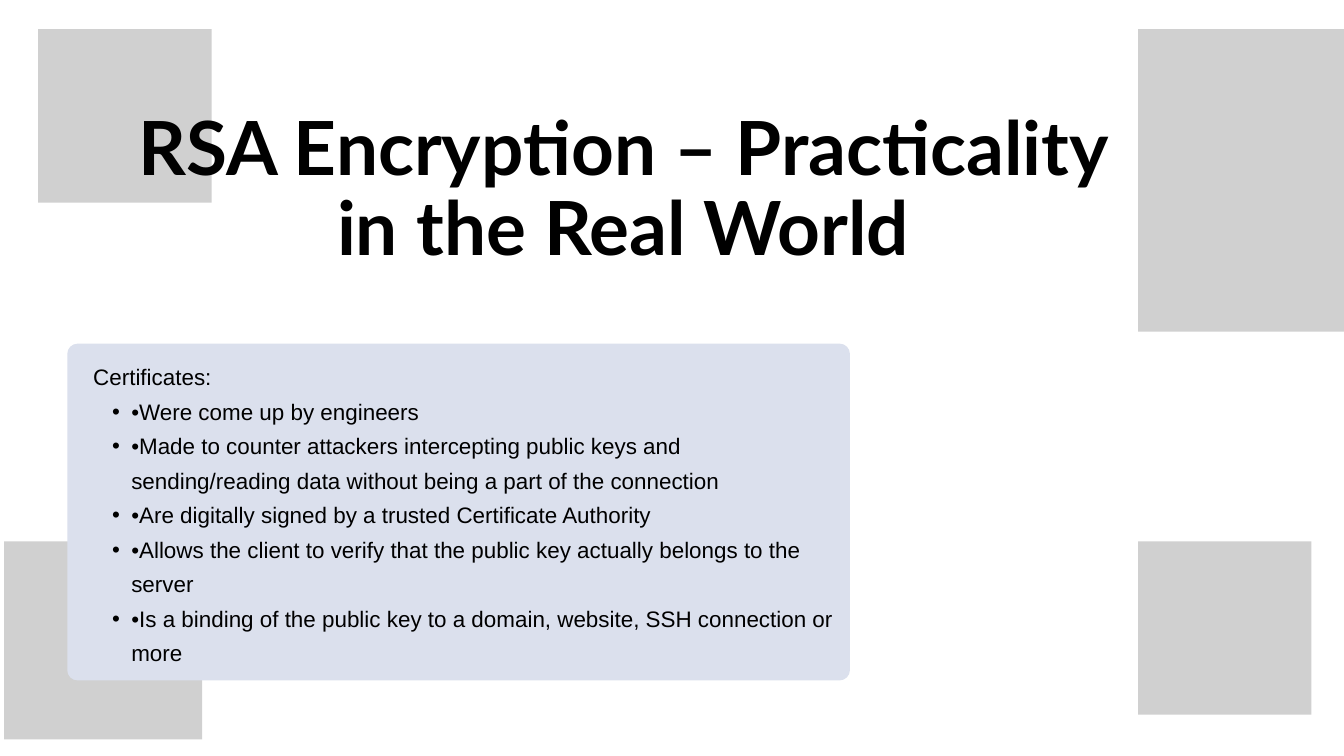
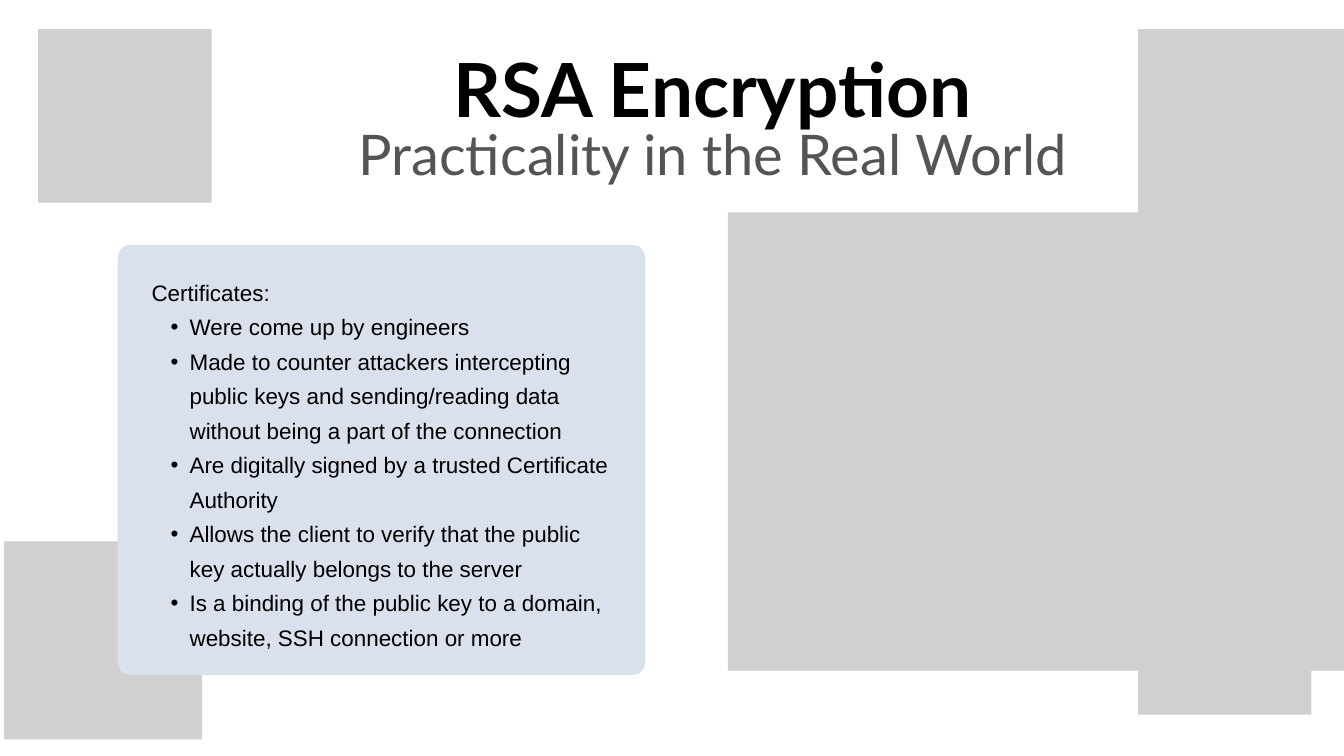
Before and after one commit to Muffinszer/cep146-teamproject1, a slide deck: slide 4 of RSA Encryption.pptx. Drawn at 1344x756 pixels with LibreOffice and Linux fonts; fonts in the diff are those of the drawing; grey boxes stand for pictures; background and template pictures are left out. Boxes give left, top, right and bottom in pixels: in the first picture for what was removed or moved away, otherwise in the second. Text is boxed around its words. In the diff, an @@ line names an element or a change of style, - is before the commit and + after.

```diff
--- a/RSA Encryption.pptx
+++ b/RSA Encryption.pptx
@@ text added at [454,61,971,130], 80 pt, text #000000, bold @@
+RSA Encryption
@@ text at [358,126,1067,185]: text changed; size 80 to 60 pt; text colour #000000 to #545454; bold off @@
-RSA Encryption – Practicality in the Real World
+Practicality in the Real World
@@ picture added at [728,212,1344,671] @@
@@ freeform shape: place and size @@
-freeform shape at [67,343,850,680]
+freeform shape at [118,245,645,675]
@@ text "Certificates:": place and size @@
-text "Certificates:" at [93,368,832,662]
+text "Certificates:" at [152,284,608,649]
@@ text at [190,318,608,649]: text changed @@
-  • •Were come up by engineers
-  • •Made to counter attackers intercepting public keys and sending/reading data without being a part of the connection
-  • •Are digitally signed by a trusted Certificate Authority
-  • •Allows the client to verify that the public key actually belongs to the server
-  • •Is a binding of the public key to a domain, website, SSH connection or more
+  • Were come up by engineers
+  • Made to counter attackers intercepting public keys and sending/reading data without being a part of the connection
+  • Are digitally signed by a trusted Certificate Authority
+  • Allows the client to verify that the public key actually belongs to the server
+  • Is a binding of the public key to a domain, website, SSH connection or more
```
Also in this commit, not shown: 6 other slides changed.
